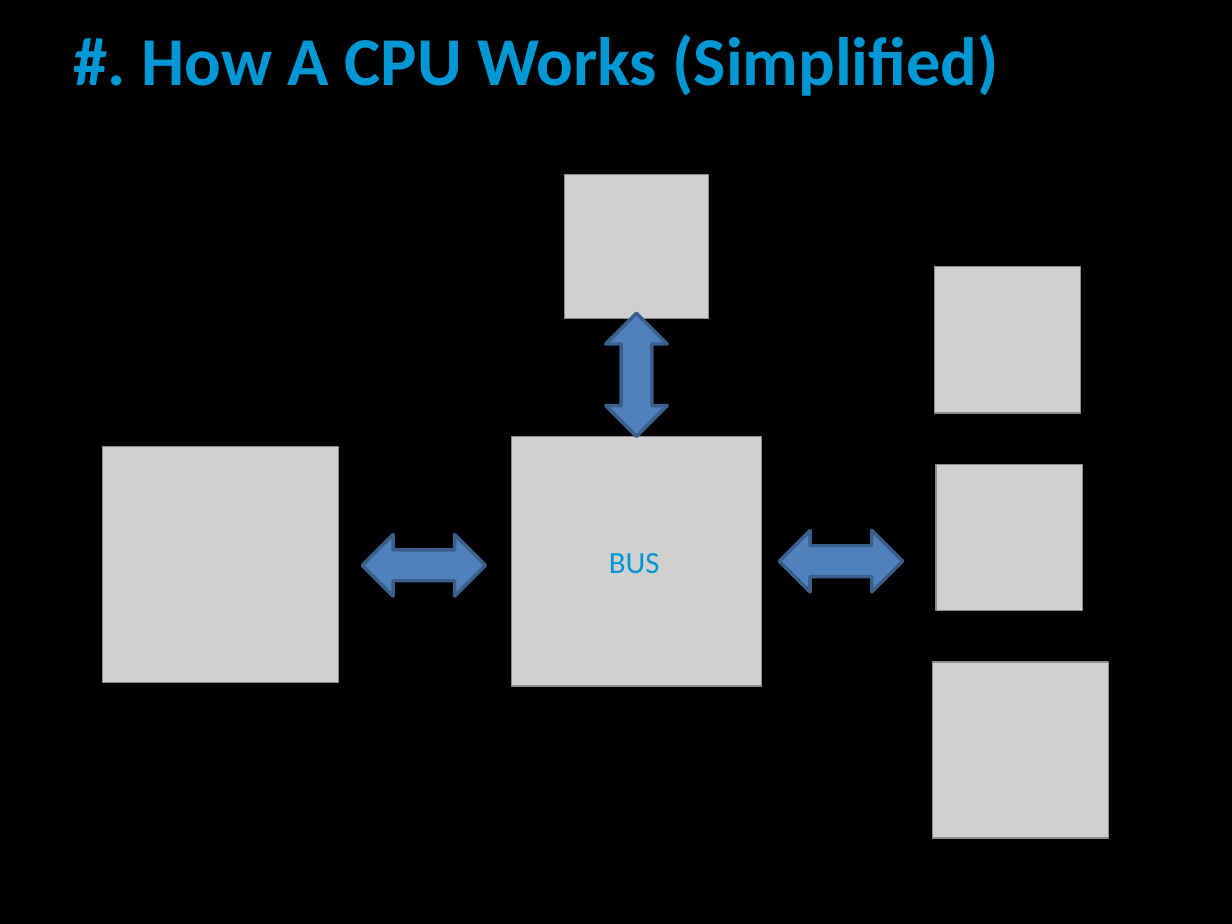
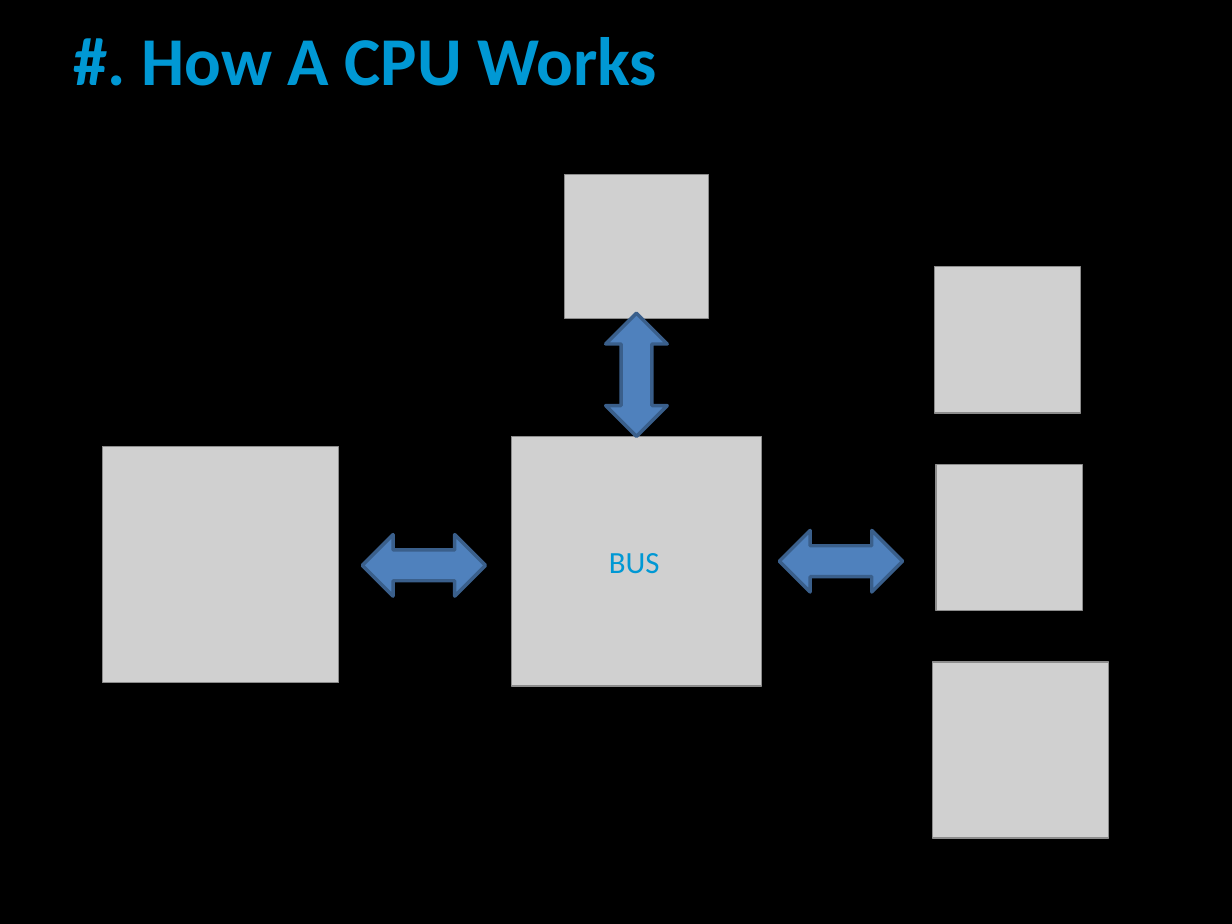
Before and after one commit to liamcarter111/Lectures, a slide deck: slide 5 of Imperial_College_29-01-2020/Presentation.pptx. Drawn at 1232x924 pixels with LibreOffice and Linux fonts; fonts in the diff are those of the drawing; grey boxes stand for pictures. Boxes give left, top, right and bottom in pixels: in the first picture for what was removed or moved away, otherwise in the second. Text is boxed around its words. In the diff, an @@ line names an element or a change of style, - is before the commit and + after.

```diff
--- a/Imperial_College_29-01-2020/Presentation.pptx
+++ b/Imperial_College_29-01-2020/Presentation.pptx
@@ title at [142, 37, 657, 86]: text changed @@
-#. How A CPU Works (Simplified)
+#. How A CPU Works
```
Also in this commit, not shown: 1 slide added.
